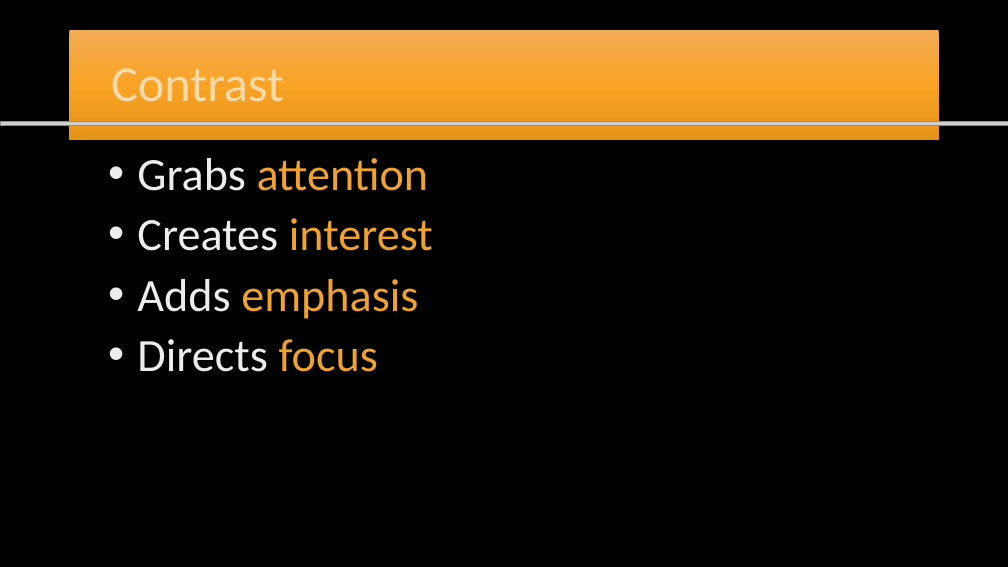
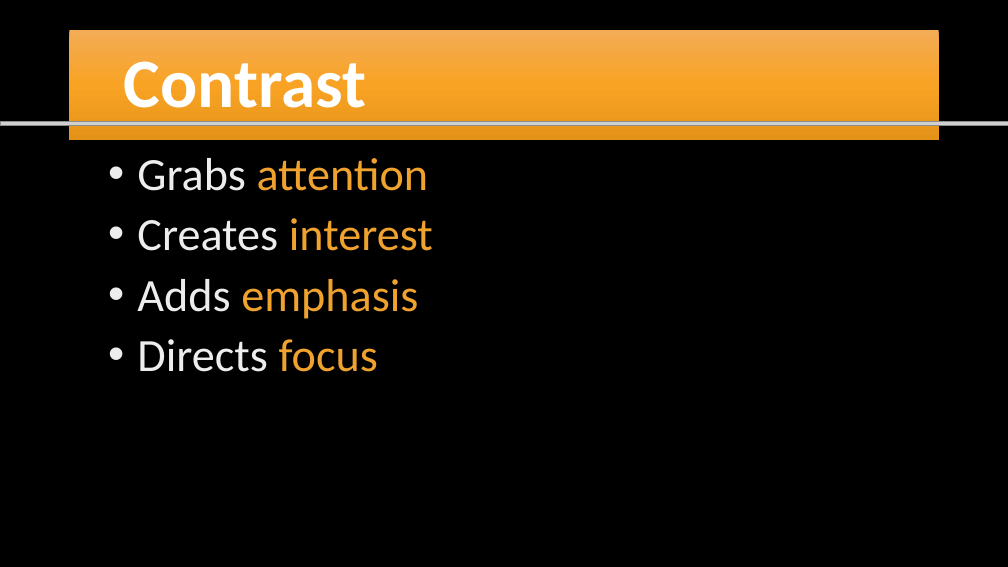
Before and after one commit to melaniecailao23-max/VISUAL, a slide deck: slide 2 of Cailao_Exp22_PPT_Ch02_ML1_Design.pptx. Drawn at 1008x567 pixels with LibreOffice and Linux fonts; fonts in the diff are those of the drawing; grey boxes stand for pictures. Boxes give left, top, right and bottom in pixels: in the first picture for what was removed or moved away, otherwise in the second. Text is boxed around its words. In the diff, an @@ line names an element or a change of style, - is before the commit and + after.

```diff
--- a/Cailao_Exp22_PPT_Ch02_ML1_Design.pptx
+++ b/Cailao_Exp22_PPT_Ch02_ML1_Design.pptx
@@ title "Contrast" at [70, 30, 939, 140]: size 48 to 66 pt, text colour #F9DAAB to #FFFFFF, bold on @@
```
Also in this commit, not shown: 6 other slides changed, 1 other file.
